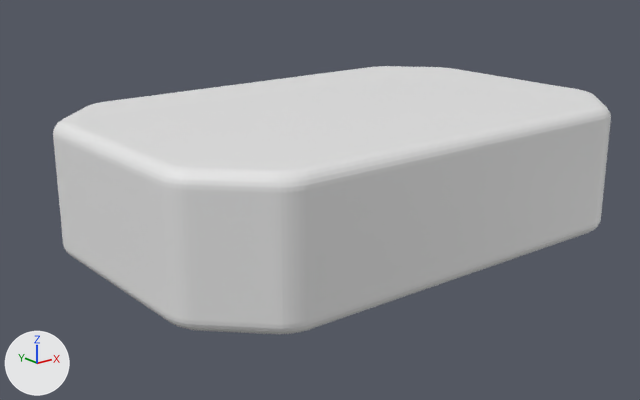
A saved change to the Blender file Models/Maps/losers_field.blend.
Camera for both pictures: a 50 mm camera at (-259.0, -304.0, 139.0) aimed at (-12.0, 4.0, 16.0). The lights are fixed; the arrows at lower left show +X, +Y and +Z.

The older version as bpy lines, for what is in view:
```python
me_cube_001 = bpy.data.meshes.new('Cube.001')
me_cube_001.from_pydata(...)  # 242 vertices, 212 faces; spans x -120.0..0.0, y -80.0..0.0, z 0.0..60.0
ob_losers_field = bpy.data.objects.new('losers_field', me_cube_001)
ob_losers_field.location = (0.0, 0.0, 0.0)
_m = ob_losers_field.modifiers.new('Mirror', 'MIRROR')
_m.use_axis = (True, True, False)
_m.use_clip = True
```
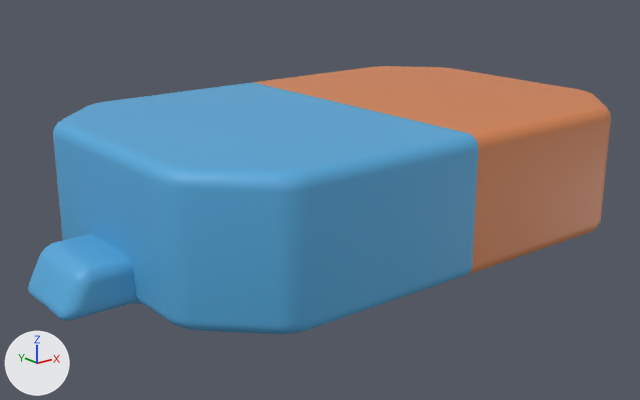
Where the change shows, as pixel boxes [x1, y1, x2, y2] in the pictures (640 x 400 px):
'losers_field', reshaped, modifiers changed
    before: [53, 66, 611, 334]
    after: [28, 66, 611, 334]
part 1 of me_cube_001, built on
    before: [61, 194, 168, 321]
    after: [28, 66, 611, 321]
part 2 of me_cube_001, recoloured (white to blue)
    both: [103, 104, 478, 334]

What the commit changed:
Picture 'uber_albedo.png' (img_uber_albedo_png) is new.
Material 'Material' (mat_material) is new.
Its texture is img_uber_albedo_png.
me_cube_001 is used by ob_losers_field; location (0.0, 0.0, 0.0).
me_cube_001 had 242 vertices, 212 faces and spanned x -120.0..0.0, y -80.0..0.0, z 0.0..60.0.
me_cube_001 now has 1428 vertices, 1340 faces and spans x -148.1..148.1, y -80.0..80.0, z 0.0..60.0.
me_cube_001 part 1: 4 vertices moved from x -119.8..-117.0, y 0.0, z 0.8..4.4 to x -119.8..-117.0, y -19.8..-19.0, z 0.8..4.4; 2 vertices removed from x -120.0..-115.6, y 0.0, z 0.2..6.0; 1188 vertices added at x -148.1..148.1, y -80.0..80.0, z 0.0..60.0.
me_cube_001 part 2: 205 faces spanning x -120.0..0.0, y -80.0..0.0, z 0.0..60.0 switch from no material to mat_material (picture img_uber_albedo_png).
Object 'losers_field' (ob_losers_field) loses its MIRROR modifier named 'Mirror'.
Modifier setting removed (it was use_axis = (True, True, False)).
Modifier setting removed (it was use_clip = True).
Object 'losers_field' (ob_losers_field) gains a EDGE_SPLIT modifier named 'EdgeSplit'.
